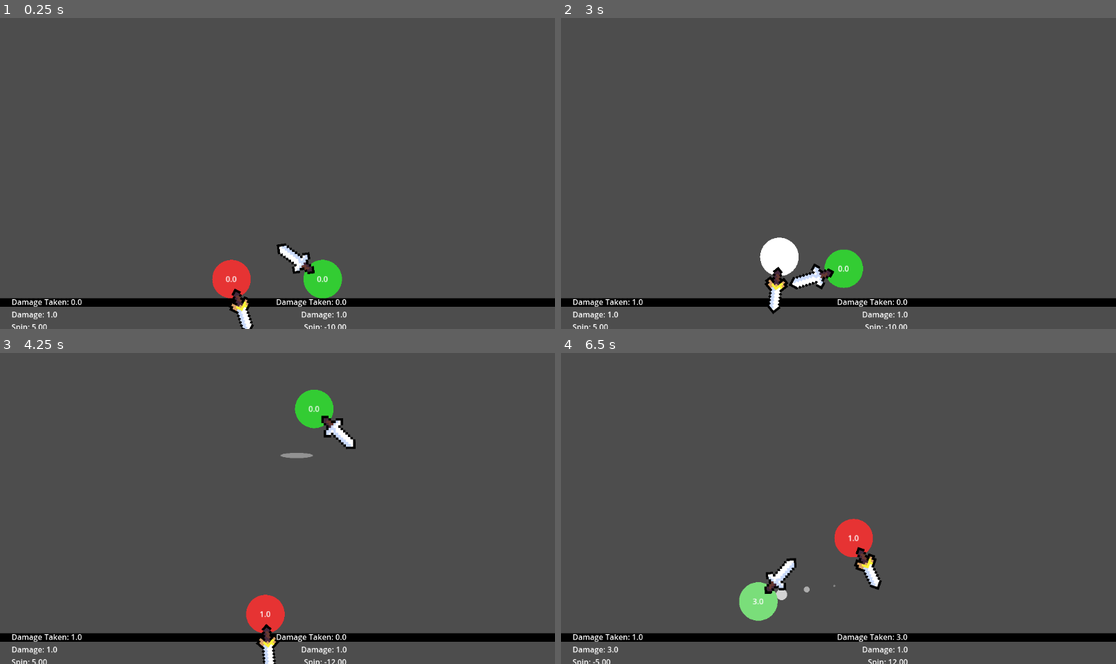
Above: before the commit, frames 1-4 (two rows, left to right).
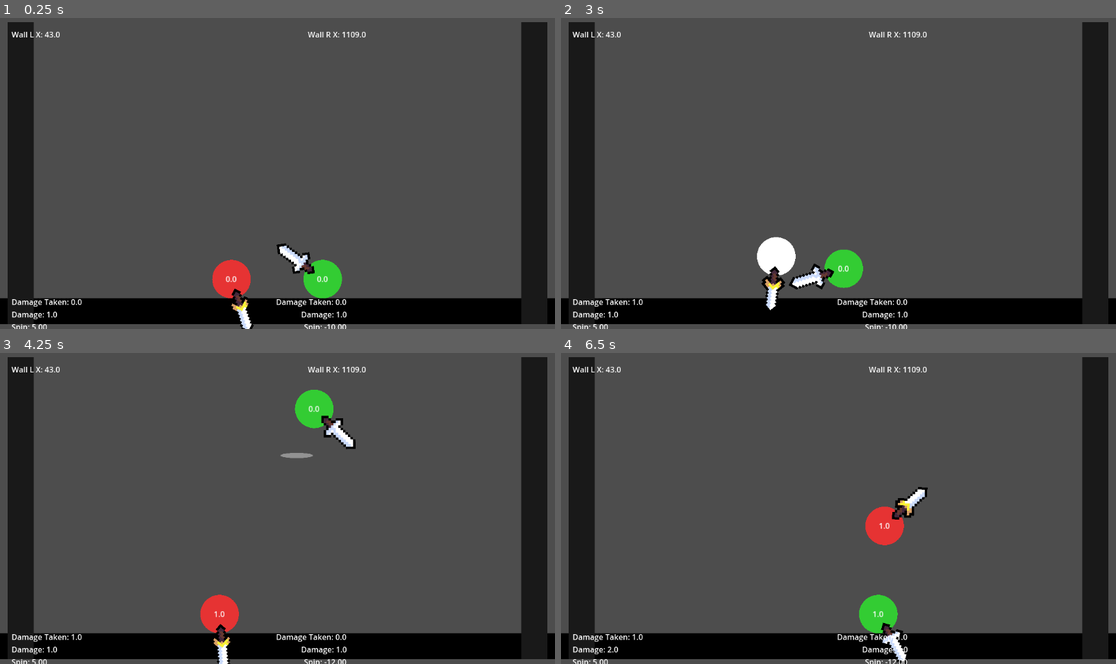
Above: after the commit, the same moments.

Repository: HarryLin349/Super-Smash-Balls
Game: Godot game, scene res://Main.tscn
The game is run twice, just before and just after one commit, with the same random seed, the same clock (stepped at 60 frames per second) and the same inputs.
Inputs:
- Up to frame 1 (0.25 s): no input
- Up to frame 2 (3 s): no input
- Up to frame 3 (4.25 s): no input
- Up to frame 4 (6.5 s): no input

The runs differ from the first frame. In frame 1, 14% of the frame differs, in the area x 0-100%, y 1-99%; in frame 2, 15%; in frame 3, 16%; in frame 4, 18%, in the area x 0-100%, y 1-100%.

Commit message:
add floor and walls (revamp), no HP label

Diff:
--- a/Ball.gd
+++ b/Ball.gd
@@ -44,6 +44,7 @@
 var _double_jumps_used := 0
 var _suppress_knockback_until := 0
 var _last_damage_knockback_ms := 0
+var _smoke_texture: Texture2D = null
 
 var damage_taken := 0.0
 
@@ -65,6 +66,7 @@
 	max_contacts_reported = 4
 	body_entered.connect(_on_body_entered)
 
+	_smoke_texture = _make_smoke_texture()
 	queue_redraw()
 	_update_hp_label()
 	emit_signal("damage_taken_changed", ball_id, damage_taken)
@@ -177,7 +179,7 @@
 
 func _spawn_hitstun_particle() -> void:
 	var particle := Sprite2D.new()
-	particle.texture = _make_smoke_texture()
+	particle.texture = _smoke_texture
 	particle.modulate = Color(1, 1, 1, 1.0)
 	particle.scale = Vector2(1.5, 1.5)
 	particle.z_index = -5
@@ -191,6 +193,8 @@
 	tween.tween_callback(particle.queue_free)
 
 func _make_smoke_texture() -> Texture2D:
+	if _smoke_texture != null:
+		return _smoke_texture
 	var image := Image.create(32, 32, false, Image.FORMAT_RGBA8)
 	image.fill(Color(0, 0, 0, 0))
 	var center := Vector2(15.5, 15.5)
@@ -205,7 +209,7 @@
 
 func _spawn_double_jump_ring() -> void:
 	var ring := Sprite2D.new()
-	ring.texture = _make_smoke_texture()
+	ring.texture = _smoke_texture
 	ring.modulate = Color(1, 1, 1, 0.9)
 	ring.scale = Vector2.ZERO
 	ring.z_index = -2
--- a/DaggerBall.gd
+++ b/DaggerBall.gd
@@ -2,7 +2,7 @@
 class_name DaggerBall
 
 @export var dagger_rotation_multiplier := 2.0
-@export var dagger_damage_impulse_multiplier := 0.5
+@export var dagger_damage_impulse_multiplier := 0.9
 @export var dagger_rotation_increment := 2.0
 @export var dagger_rotation_soft_cap := 45.0
 
@@ -17,7 +17,7 @@
 	apex_double_jump_chance *= 1.8
 	attraction_force *= 1.2
 	attraction_speed_cap *= 1.2
-	weapon_hit_knockback = 224.0
+	weapon_hit_knockback = 424.0
 
 func _on_weapon_body_entered(body: Node) -> void:
 	super._on_weapon_body_entered(body)
--- /dev/null
+++ b/Floor.gd
@@ -0,0 +1,2 @@
+extends StaticBody2D
+class_name Floor
--- a/Main.gd
+++ b/Main.gd
@@ -1,7 +1,7 @@
 extends Node2D
 
 @export var arena_size := 520.0
-@export var wall_thickness := 18.0
+@export var wall_thickness := 54.0
 
 @onready var ball_left: SwordBall = $BallLeft
 @onready var ball_right: DaggerBall = $BallRight
@@ -10,6 +10,10 @@
 @onready var wall_right: Wall = $Walls/WallRight
 @onready var left_stats: Label = $UI/LeftStats
 @onready var right_stats: Label = $UI/RightStats
+@onready var wall_left_x_label: Label = $UI/WallLeftX
+@onready var wall_right_x_label: Label = $UI/WallRightX
+
+var walldist := 70
 
 var _stats_timer := 0.0
 
@@ -37,8 +41,8 @@
 	var floor_width := viewport_size.x * 3.0
 	_set_wall(wall_bottom, floor_position, Vector2(floor_width, wall_thickness))
 	var wall_height := arena_size_value + wall_thickness * 2.0
-	_set_wall(wall_left, Vector2(0.0 - wall_thickness * 0.5, center.y), Vector2(wall_thickness, wall_height))
-	_set_wall(wall_right, Vector2(viewport_size.x + wall_thickness * 0.5, center.y), Vector2(wall_thickness, wall_height))
+	_set_wall(wall_left, Vector2(0.0 - wall_thickness * 0.5 + walldist, center.y), Vector2(wall_thickness, wall_height))
+	_set_wall(wall_right, Vector2(viewport_size.x + wall_thickness * 0.5 - walldist, center.y), Vector2(wall_thickness, wall_height))
 
 	var floor_y := floor_position.y - wall_thickness * 0.5
 	ball_left.position = Vector2(center.x - arena_size_value * 0.2, floor_y - ball_left.radius)
@@ -47,6 +51,7 @@
 	ball_right.stage_center = center
 	ball_left.floor_y = floor_y
 	ball_right.floor_y = floor_y
+	_update_wall_x_labels()
 
 func _setup_balls() -> void:
 	ball_left.ball_id = 1
@@ -76,12 +81,16 @@
 	wall.physics_material_override = material
 	if wall.has_node("Visual"):
 		var visual: ColorRect = wall.get_node("Visual")
-		if wall == wall_bottom:
+		if wall is Wall:
+			visual.color = wall.normal_color
+		else:
 			visual.color = Color(0, 0, 0, 1)
-		else:
-			visual.color = Color(0, 0, 0, 0)
 		visual.size = size
 		visual.position = -size * 0.5
+	if wall is Wall and wall.has_node("HpLabel"):
+		var hp_label: Label = wall.get_node("HpLabel")
+		hp_label.position = -size * 0.5
+		hp_label.size = size
 	if wall.has_node("Sensor/CollisionShape2D"):
 		var sensor_shape: CollisionShape2D = wall.get_node("Sensor/CollisionShape2D")
 		var sensor_rect := sensor_shape.shape
@@ -105,3 +114,7 @@
 		left_stats.text = text
 	else:
 		right_stats.text = text
+
+func _update_wall_x_labels() -> void:
+	wall_left_x_label.text = "Wall L X: %.1f" % wall_left.global_position.x
+	wall_right_x_label.text = "Wall R X: %.1f" % wall_right.global_position.x
--- a/Main.tscn
+++ b/Main.tscn
@@ -1,77 +1,75 @@
-[gd_scene load_steps=8 format=3]
+[gd_scene load_steps=11 format=3 uid="uid://0iqtxpu3wuh3"]
 
-[ext_resource type="Script" path="res://Main.gd" id=1]
-[ext_resource type="PackedScene" path="res://Ball.tscn" id=2]
-[ext_resource type="PackedScene" path="res://DaggerBall.tscn" id=3]
-[ext_resource type="Script" path="res://Wall.gd" id=4]
+[ext_resource type="Script" path="res://Main.gd" id="1"]
+[ext_resource type="PackedScene" path="res://Ball.tscn" id="2"]
+[ext_resource type="PackedScene" path="res://DaggerBall.tscn" id="3"]
+[ext_resource type="Script" path="res://Wall.gd" id="4"]
+[ext_resource type="Script" path="res://Floor.gd" id="5"]
 
-[sub_resource type="RectangleShape2D" id=1]
+[sub_resource type="RectangleShape2D" id="1"]
 size = Vector2(200, 18)
 
-[sub_resource type="RectangleShape2D" id=2]
+[sub_resource type="RectangleShape2D" id="2"]
 size = Vector2(18, 200)
 
-[sub_resource type="RectangleShape2D" id=3]
+[sub_resource type="RectangleShape2D" id="4"]
 size = Vector2(18, 200)
 
-[sub_resource type="RectangleShape2D" id=4]
+[sub_resource type="RectangleShape2D" id="3"]
 size = Vector2(18, 200)
 
-[sub_resource type="RectangleShape2D" id=5]
+[sub_resource type="RectangleShape2D" id="5"]
 size = Vector2(18, 200)
 
 [node name="Main" type="Node2D"]
-script = ExtResource( 1 )
+script = ExtResource("1")
 
 [node name="Walls" type="Node2D" parent="."]
 
 [node name="WallBottom" type="StaticBody2D" parent="Walls"]
+script = ExtResource("5")
 
 [node name="CollisionShape2D" type="CollisionShape2D" parent="Walls/WallBottom"]
-shape = SubResource( 1 )
+shape = SubResource("1")
 
 [node name="Visual" type="ColorRect" parent="Walls/WallBottom"]
 color = Color(0, 0, 0, 1)
 
 [node name="WallLeft" type="StaticBody2D" parent="Walls"]
-script = ExtResource( 4 )
+script = ExtResource("4")
 
 [node name="CollisionShape2D" type="CollisionShape2D" parent="Walls/WallLeft"]
-shape = SubResource( 2 )
+shape = SubResource("2")
 
 [node name="Visual" type="ColorRect" parent="Walls/WallLeft"]
 color = Color(0, 0, 0, 0)
 
 [node name="Sensor" type="Area2D" parent="Walls/WallLeft"]
-monitoring = true
-monitorable = true
 collision_layer = 0
 collision_mask = 4
 
 [node name="CollisionShape2D" type="CollisionShape2D" parent="Walls/WallLeft/Sensor"]
-shape = SubResource( 4 )
+shape = SubResource("4")
 
 [node name="WallRight" type="StaticBody2D" parent="Walls"]
-script = ExtResource( 4 )
+script = ExtResource("4")
 
 [node name="CollisionShape2D" type="CollisionShape2D" parent="Walls/WallRight"]
-shape = SubResource( 3 )
+shape = SubResource("3")
 
 [node name="Visual" type="ColorRect" parent="Walls/WallRight"]
 color = Color(0, 0, 0, 0)
 
 [node name="Sensor" type="Area2D" parent="Walls/WallRight"]
-monitoring = true
-monitorable = true
 collision_layer = 0
 collision_mask = 4
 
 [node name="CollisionShape2D" type="CollisionShape2D" parent="Walls/WallRight/Sensor"]
-shape = SubResource( 5 )
+shape = SubResource("5")
 
-[node name="BallLeft" parent="." instance=ExtResource( 2 )]
+[node name="BallLeft" parent="." instance=ExtResource("2")]
 
-[node name="BallRight" parent="." instance=ExtResource( 3 )]
+[node name="BallRight" parent="." instance=ExtResource("3")]
 
 [node name="UI" type="CanvasLayer" parent="."]
 
@@ -80,13 +78,29 @@
 offset_top = 580.0
 offset_right = 240.0
 offset_bottom = 650.0
-text = "Damage Taken: 0\nDamage: 1"
-horizontal_alignment = 0
+text = "Damage Taken: 0
+Damage: 1"
 
 [node name="RightStats" type="Label" parent="UI"]
 offset_left = 520.0
 offset_top = 580.0
 offset_right = 720.0
 offset_bottom = 650.0
-text = "Damage Taken: 0\nDamage: 1"
+text = "Damage Taken: 0
+Damage: 1"
 horizontal_alignment = 2
+
+[node name="WallLeftX" type="Label" parent="UI"]
+offset_left = 24.0
+offset_top = 24.0
+offset_right = 260.0
+offset_bottom = 48.0
+text = "Wall L X: 0.0"
+
+[node name="WallRightX" type="Label" parent="UI"]
+offset_left = 520.0
+offset_top = 24.0
+offset_right = 760.0
+offset_bottom = 48.0
+text = "Wall R X: 0.0"
+horizontal_alignment = 2
--- a/Wall.gd
+++ b/Wall.gd
@@ -1,56 +1,77 @@
 extends StaticBody2D
 class_name Wall
 
-@export var pass_through_speed := 420.0
-@export var pass_through_time := 0.5
+@export var max_hp := 100
 @export var flash_time := 0.12
-@export var normal_color := Color(0, 0, 0, 0)
+@export var normal_color := Color(0.1, 0.1, 0.1, 1)
 @export var bounce_color := Color(1, 1, 1, 1)
-@export var pass_color := Color(1, 0, 0, 1)
+@export var damage_color := Color(1, 0.6, 0.2, 1)
 
 @onready var visual: ColorRect = $Visual
 @onready var sensor: Area2D = $Sensor
+@onready var hp_label: Label = $HpLabel
 
-static var _slowmo_active := false
+var hp := 0
 
 func _ready() -> void:
+	hp = max_hp
 	visual.color = normal_color
 	sensor.body_entered.connect(_on_sensor_body_entered)
+	_update_hp_label()
+	if hp_label != null:
+		hp_label.anchor_left = 0.0
+		hp_label.anchor_top = 0.0
+		hp_label.anchor_right = 1.0
+		hp_label.anchor_bottom = 1.0
+		hp_label.offset_left = 0.0
+		hp_label.offset_top = 0.0
+		hp_label.offset_right = 0.0
+		hp_label.offset_bottom = 0.0
+		hp_label.horizontal_alignment = HORIZONTAL_ALIGNMENT_CENTER
+		hp_label.vertical_alignment = VERTICAL_ALIGNMENT_CENTER
+		hp_label.add_theme_font_size_override("font_size", 28)
+		hp_label.add_theme_color_override("font_color", Color(1, 1, 1, 1))
+		hp_label.z_index = 10
+		hp_label.z_as_relative = false
 
 func _on_sensor_body_entered(body: Node) -> void:
 	if not (body is Ball):
 		return
 	var ball: Ball = body
 	var speed := ball.linear_velocity.length()
-	if ball.is_in_hitstun() and speed >= pass_through_speed:
-		_allow_pass_through(ball)
-		_flash(pass_color)
-		_slowmo()
+	if ball.is_in_hitstun():
+		var damage := int(round(abs(speed / 300.0)))
+		if damage > 0:
+			hp -= damage
+			if hp <= 0:
+				_disable_wall()
+			else:
+				_flash(damage_color)
+				_update_hp_label()
+		else:
+			_flash(bounce_color)
 	else:
 		_flash(bounce_color)
 
-func _allow_pass_through(ball: Ball) -> void:
-	ball.add_collision_exception_with(self)
-	var timer := get_tree().create_timer(0.15)
-	timer.timeout.connect(func() -> void:
-		ball.remove_collision_exception_with(self)
-	)
-
 func _flash(color: Color) -> void:
 	visual.color = color
-	# Debug: keep a faint trace so we can see the wall flash in action.
-	if color == normal_color:
-		visual.color = Color(1, 1, 1, 0.05)
 	var tween := get_tree().create_tween()
 	tween.tween_property(visual, "color", normal_color, flash_time).set_trans(Tween.TRANS_QUAD).set_ease(Tween.EASE_OUT)
 
-func _slowmo() -> void:
-	if _slowmo_active:
+func _disable_wall() -> void:
+	visual.visible = false
+	if hp_label != null:
+		hp_label.visible = false
+	collision_layer = 0
+	collision_mask = 0
+	if has_node("CollisionShape2D"):
+		var collision_shape: CollisionShape2D = $CollisionShape2D
+		collision_shape.disabled = true
+	if has_node("Sensor"):
+		sensor.monitoring = false
+		sensor.monitorable = false
+
+func _update_hp_label() -> void:
+	if hp_label == null:
 		return
-	_slowmo_active = true
-	Engine.time_scale = 0.5
-	var timer := get_tree().create_timer(pass_through_time, true, false, true)
-	timer.timeout.connect(func() -> void:
-		Engine.time_scale = 1.0
-		_slowmo_active = false
-	)
+	hp_label.text = str(hp)
--- a/WeaponBall.gd
+++ b/WeaponBall.gd
@@ -10,8 +10,8 @@
 @export var weapon_hit_knockback := 280.0
 @export var weapon_rotation_speed := 5
 @export var weapon_orbit_radius := 70.0
-@export var clash_impulse := 60.0
-@export var clash_knockback_suppress_time := 0.08
+@export var clash_impulse := 260.0
+@export var clash_knockback_suppress_time := 0.01
 
 @onready var weapon_pivot: Node2D = $SwordPivot
 @onready var weapon: Area2D = $SwordPivot/Sword
Not shown, added: sfx/Super Smash Bros Ultimate/Announcer/vc_menu_narration_Homerun.wav.import
Not shown, added: sfx/Super Smash Bros Ultimate/Announcer/vc_menu_narration_Homerun_EU.wav.import
Not shown, added: sfx/Super Smash Bros Ultimate/Announcer/vc_menu_narration_VR.wav.import
Not shown, added: sfx/Super Smash Bros Ultimate/Announcer/vc_menu_narration_challengersapproach.wav.import
Not shown, added: sfx/Super Smash Bros Ultimate/Announcer/vc_menu_narration_champion.wav.import
Not shown, added: sfx/Super Smash Bros Ultimate/Announcer/vc_menu_narration_choosechara.wav.import
Not shown, added: sfx/Super Smash Bros Ultimate/Announcer/vc_menu_narration_enterring.wav.import
Not shown, added: sfx/Super Smash Bros Ultimate/Announcer/vc_menu_narration_enterring_JP.wav.import
Not shown, added: sfx/Super Smash Bros Ultimate/Announcer/vc_menu_narration_event_tournament.wav.import
Not shown, added: sfx/Super Smash Bros Ultimate/Announcer/vc_menu_narration_event_tournament_EU.wav.import
Not shown, added: sfx/Super Smash Bros Ultimate/Announcer/vc_menu_narration_excellent.wav.import
Not shown, added: sfx/Super Smash Bros Ultimate/Announcer/vc_menu_narration_excellent_EU.wav.import
(and 424 more such lines)
